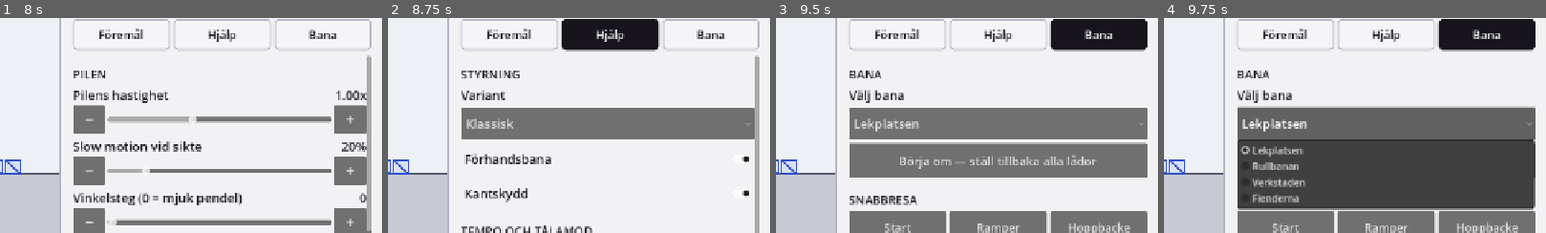
Above: before the commit, frames 1-4 (left to right).
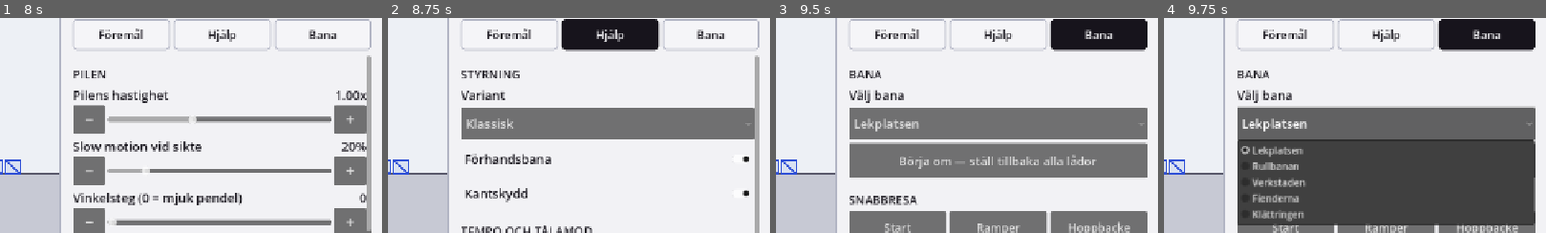
Above: after the commit, the same moments.

Repository: ojojboll-ui/Robo-ball
Game: Godot game, scene res://main/main.tscn
Two runs of this game, one before a commit and one after it. Both use one fixed random seed, a clock stepped at 60 frames per second and the inputs below.
Inputs:
- Up to frame 1 (8 s): click "⚙" at 0.5 s; click "Stäng" at 1.25 s; click "⚙" at 2 s; click "Sikte" at 2.75 s; click "Rörelse" at 3.5 s; click "Rullning" at 4.25 s; click "Föremål" at 5 s; click "Stäng" at 5.75 s; click "⚙" at 6.5 s; click "Sikte" at 7.25 s
- Up to frame 2 (8.75 s): click "Hjälp" at 8 s
- Up to frame 3 (9.5 s): click "Bana" at 8.75 s
- Up to frame 4 (9.75 s): click "Lekplatsen" at 9.5 s
The pictures show only the part of the screen within x 50-100%, y 19-69%; the shares and areas given below are measured in that part.

Frames 1-3 are identical in both runs. In frame 4, 6.0% of the frame differs, in the area x 19-98%, y 87-97%.

Commit message:
Klättringen: banan ur skissen, med flaggan som mål
Den första banan med ett mål i stället för en verkstad, byggd efter
konceptskissen. Tre farleder ovanpå varandra som gås i sicksack: åt höger
längs marken över tre trappsteg och två avsatser, tillbaka åt vänster
genom två stänger och två lianer till balkongen vid vänsterpelaren, och åt
höger igen uppför avsatserna till platån. Därifrån rullar han ner för
backen — den är 51° brant, alltså för brant för benen, vilket är hela
skälet till att den finns — och skjuter ifrån på avsatsen över gapet till
flaggtornet. Samma sträcka tre gånger i tre höjder, och varje våning byter
mekanik: hoppa, svinga, rulla.

Flaggan är spelets första mål. Träffytan är hela stången och inte bara
duken, så den som kommer rullande når den lika säkert som den som landar
ovanpå — och eftersom RB går av sig själv krävs inget sista precist tryck
just där spelaren redan vunnit. Det small konfetti av spelets egna lådor,
och efter några sekunder börjar banan om.

Banan är inte ritad utan **mätt**. Ett verktyg (_route.tscn) spelar
farleden hopp för hopp: ställer RB på avstampet, sveper siktet genom alla
vinklar och räknar hur många som landar rätt. Tre hopp i första utkastet
mätte noll eller en vinkel av nio — inte synligt för ögat, men omöjligt i
praktiken, eftersom räckvidden faller från 346 px rakt fram till omkring
230 px om hoppet samtidigt ska stiga 100. Geometrin flyttades tills varje
hopp hade minst tre vinklar av nio. Hela tabellen står i docs/METRICS.md.

Två saker ur skissen gick inte att bygga rakt av: backen ner från platån
slutar högre än ritat och gapet till tornet är bredare, för från marknivå
är tornet 300 px upp och farten man samlar i en backe pekar framåt och
inte uppåt. Tornets lilla hylla på vänstersidan är borta — under
överhänget är den en återvändsgränd.

Varje miss faller ner i en farled man kan ta sig vidare från: marken bär
hela banan, blocket ligger under gapet till tornet och balkongen under
stången. Ingen väg kan köra fast.

Kameran får numera ett tak per bana, annars hamnade han utanför bilden där
banan är som högst.

Co-Authored-By: Claude Opus 5 <noreply@anthropic.com>
Claude-Session: https://claude.ai/code/session_01BFuXiawrAFSoffrH8t6SUi

Diff:
--- /dev/null
+++ b/game/_route.gd
@@ -0,0 +1,241 @@
+extends Node
+## Spelar Klättringens farled hopp för hopp och mäter hur stort siktfönster varje
+## hopp har: hur många av siktets vinklar som faktiskt landar där de ska.
+##
+## Körs headless, och en delmängd av hoppen i taget eftersom fysiken går i
+## realtid — fyra parallella körningar tar några minuter tillsammans:
+##
+##     godot --headless --path game res://_route.tscn -- 0 5
+##
+## Svinghoppen mäts ur ett *dött häng*, alltså utan någon sväng alls. Det är det
+## svåraste fallet; med fart i pendeln blir fönstren större. Kravet på banan är
+## minst tre vinklar av nio (docs/DECISIONS.md 25).
+##
+## Två saker verktyget inte klarar: det trycker på klockslag och inte på känsla,
+## så ett par körningar per svep missar avstampet och rapporterar fel — de syns
+## på att farten står på noll i utskriften. Och det mäter ett hopp i taget, inte
+## en hel genomspelning.
+
+var main: Node
+var rb: RoboBall
+var level: Level
+var names := {}
+
+func _ready() -> void:
+	main = load("res://main/main.tscn").instantiate()
+	add_child(main)
+	Settings.level_index = 4
+	main.call("load_level", 4)
+	await get_tree().process_frame
+	rb = main.get("_rb")
+	level = main.get("_level")
+	var floors: Array = level.data["floors"]
+	var labels := ["marken", "F", "G", "H", "D", "E", "blocket", "A", "B", "C",
+		"torntopp", "tornfot"]
+	for i in floors.size():
+		names[labels[i]] = floors[i]
+
+	var legs: Array[Dictionary] = [
+		{"k": "mark", "n": "start → F", "at": Vector2(400, 560), "f": 1, "to": "F", "lo": 10},
+		{"k": "mark", "n": "F → G", "at": Vector2(600, 520), "f": 1, "to": "G", "lo": 10},
+		{"k": "mark", "n": "G → H", "at": Vector2(840, 520), "f": 1, "to": "H", "lo": 10},
+		{"k": "mark", "n": "H → D", "at": Vector2(1080, 520), "f": 1, "to": "D", "lo": 20},
+		{"k": "mark", "n": "D → E", "at": Vector2(1310, 410), "f": 1, "to": "E", "lo": 20},
+		{"k": "mark", "n": "E → blocket", "at": Vector2(1550, 335), "f": 1, "to": "blocket", "lo": 20},
+		{"k": "grab", "n": "blocket → stång 4", "at": Vector2(1790, 260), "f": -1, "to": 4, "lo": 90, "hi": 170},
+		{"k": "hang", "n": "stång 4 → stång 3", "from": 4, "to": 3, "lo": 100, "hi": 170},
+		{"k": "hang", "n": "stång 3 → lian 2", "from": 3, "to": 2, "lo": 100, "hi": 170},
+		{"k": "hang", "n": "lian 2 → lian 1", "from": 2, "to": 1, "lo": 100, "hi": 170},
+		{"k": "hangtop", "n": "lian 1 → balkongen", "from": 1, "to": "balkongen", "lo": 100, "hi": 170},
+		{"k": "mark", "n": "balkongen → stång 0", "at": Vector2(500, 30), "f": -1, "to": 0, "lo": 50, "hi": 130, "swing": true},
+		{"k": "hangtop", "n": "stång 0 → pelartoppen", "from": 0, "to": "pelartoppen", "lo": 80, "hi": 170},
+		{"k": "mark", "n": "pelartoppen → A", "at": Vector2(250, -200), "f": 1, "to": "A", "lo": 20},
+		{"k": "mark", "n": "A → B", "at": Vector2(590, -300), "f": 1, "to": "B", "lo": 20},
+		{"k": "mark", "n": "B → C", "at": Vector2(820, -390), "f": 1, "to": "C", "lo": 20},
+		{"k": "mark", "n": "C → platån", "at": Vector2(1050, -480), "f": 1, "to": "platån", "lo": 20},
+		{"k": "final", "n": "platån → flaggtornet"},
+	]
+	var args := OS.get_cmdline_user_args()
+	var first := int(args[0]) if args.size() > 0 else 0
+	var last := int(args[1]) if args.size() > 1 else legs.size()
+	for i in range(first, mini(last, legs.size())):
+		var leg := legs[i]
+		match str(leg["k"]):
+			"mark":
+				if leg.get("swing", false):
+					await _swing_leg(str(leg["n"]), leg["at"], int(leg["f"]),
+						int(leg["to"]), int(leg["lo"]), int(leg["hi"]))
+				else:
+					await _leg(str(leg["n"]), leg["at"], int(leg["f"]), str(leg["to"]),
+						int(leg["lo"]), int(leg.get("hi", 90)))
+			"grab":
+				await _swing_leg(str(leg["n"]), leg["at"], int(leg["f"]), int(leg["to"]),
+					int(leg["lo"]), int(leg["hi"]))
+			"hang":
+				await _hang_leg(str(leg["n"]), int(leg["from"]), int(leg["to"]),
+					int(leg["lo"]), int(leg["hi"]))
+			"hangtop":
+				await _hang_top(str(leg["n"]), int(leg["from"]), str(leg["to"]),
+					int(leg["lo"]), int(leg["hi"]))
+			"final":
+				await _final()
+
+## Ett hopp från mark till mark: ställ honom på avstampet, låt honom gå fram,
+## tryck, sikta, tryck — och se var han hamnar.
+func _leg(label: String, from: Vector2, face: int, target: String, lo: int, hi: int) -> void:
+	var hits: Array = []
+	var landed := {}
+	for deg in range(lo, hi + 1, 10):
+		var at := await _run(from, face, float(deg), 150)
+		print("     %3d° -> %s (%d frames, lage %d)" % [deg, at, _used, rb.state])
+		landed[deg] = at
+		if at == target:
+			hits.append(deg)
+	print("%-26s %s" % [label, _window(hits, landed)])
+
+func _swing_leg(label: String, from: Vector2, face: int, swing_index: int,
+		lo: int, hi: int) -> void:
+	var hits: Array = []
+	var landed := {}
+	for deg in range(lo, hi + 1, 10):
+		var at := await _run(from, face, float(deg), 150, swing_index)
+		landed[deg] = at
+		if at == "sving%d" % swing_index:
+			hits.append(deg)
+	print("%-26s %s" % [label, _window(hits, landed)])
+
+## Ett hopp från ett grepp till nästa, taget ur ett dött häng — alltså utan någon
+## sväng alls. Går det därifrån går det med fart också.
+func _hang_leg(label: String, from_index: int, to_index: int, lo: int, hi: int) -> void:
+	var hits: Array = []
+	var landed := {}
+	for deg in range(lo, hi + 1, 10):
+		var at := await _run_hang(from_index, float(deg), 180, to_index)
+		landed[deg] = at
+		if at == "sving%d" % to_index:
+			hits.append(deg)
+	print("%-26s %s" % [label, _window(hits, landed)])
+
+func _hang_top(label: String, from_index: int, target: String, lo: int, hi: int) -> void:
+	var hits: Array = []
+	var landed := {}
+	for deg in range(lo, hi + 1, 10):
+		var at := await _run_hang(from_index, float(deg), 180, -1)
+		landed[deg] = at
+		if at == target:
+			hits.append(deg)
+	print("%-26s %s" % [label, _window(hits, landed)])
+
+## Sista hoppet: han rullar ner för platåns backe och skjuter ifrån på avsatsen.
+func _final() -> void:
+	var hits: Array = []
+	var landed := {}
+	for deg in range(55, 96, 5):
+		_reset(Vector2(1350, -580), 1)
+		var speed := 0.0
+		var waited := 0
+		for i in 400:
+			await get_tree().physics_frame
+			waited = i
+			if rb.global_position.x > 1750.0 and rb.global_position.x < 1960.0 \
+					and rb.state != RoboBall.State.AIR and rb.state != RoboBall.State.AIM:
+				speed = absf(rb.ground_speed)
+				break
+		InputSignal.pressed.emit()
+		InputSignal.released.emit()
+		await get_tree().physics_frame
+		rb.aim_deg = float(deg)
+		InputSignal.pressed.emit()
+		InputSignal.released.emit()
+		var at := await _settle(240, -1)
+		print("     %3d° -> %s  (x=%.0f, fart %.0f efter %d rutor)" % [
+			deg, at, rb.global_position.x, speed, waited])
+		landed[deg] = at
+		if at == "torntopp":
+			hits.append(deg)
+	print("%-26s %s" % ["platån → flaggtornet", _window(hits, landed)])
+
+func _window(hits: Array, landed: Dictionary) -> String:
+	if hits.is_empty():
+		var seen: Array = []
+		for k in landed:
+			if not landed[k] in seen:
+				seen.append(landed[k])
+		return "INGEN vinkel träffar — hamnade på %s" % [seen]
+	return "%d°–%d° (%d vinklar)" % [hits[0], hits[-1], hits.size()]
+
+func _reset(at: Vector2, face: int) -> void:
+	rb.teleport_to(at)
+	rb.facing = face
+	rb.velocity = Vector2.ZERO
+	rb.ground_speed = 0.0
+	for swing in get_tree().get_nodes_in_group("swing"):
+		(swing as Swing).angle = 0.0
+		(swing as Swing).omega = 0.0
+
+func _run(from: Vector2, face: int, deg: float, frames: int, want_swing := -1) -> String:
+	_reset(from, face)
+	for i in 12:
+		await get_tree().physics_frame
+	InputSignal.pressed.emit()
+	InputSignal.released.emit()
+	await get_tree().physics_frame
+	rb.aim_deg = deg
+	InputSignal.pressed.emit()
+	InputSignal.released.emit()
+	return await _settle(frames, want_swing)
+
+func _run_hang(index: int, deg: float, frames: int, want_swing: int) -> String:
+	var swing := _swing(index)
+	_reset(swing.pivot() + Vector2(0.0, 150.0 if swing.kind == Swing.Kind.VINE else 60.0), -1)
+	await get_tree().physics_frame
+	swing.grab(rb)
+	rb.set("_swing", swing)
+	rb.set("state", RoboBall.State.HANG)
+	await get_tree().physics_frame
+	InputSignal.pressed.emit()
+	InputSignal.released.emit()
+	await get_tree().physics_frame
+	rb.aim_deg = deg
+	InputSignal.pressed.emit()
+	InputSignal.released.emit()
+	return await _settle(frames, want_swing)
+
+var _used := 0
+
+func _settle(frames: int, want_swing: int) -> String:
+	_used = 0
+	for i in frames:
+		_used = i
+		await get_tree().physics_frame
+		if want_swing >= 0 and rb.state == RoboBall.State.HANG:
+			return "sving%d" % _index_of(rb.get("_swing"))
+		if rb.state == RoboBall.State.WALK or rb.state == RoboBall.State.ROLL:
+			if i > 6:
+				return _where()
+	return "i luften" if rb.state == RoboBall.State.AIR else _where()
+
+func _swing(index: int) -> Swing:
+	return get_tree().get_nodes_in_group("swing")[index] as Swing
+
+func _index_of(swing: Object) -> int:
+	var all := get_tree().get_nodes_in_group("swing")
+	return all.find(swing)
+
+## Var står han? Fötterna avgör, och platån och pelaren räknas för sig eftersom
+## de är polygoner och inte rektanglar.
+func _where() -> String:
+	var feet := rb.global_position.y + 35.0
+	var x := rb.global_position.x
+	for key in names:
+		var r: Rect2 = names[key]
+		if absf(feet - r.position.y) < 30.0 and x > r.position.x - 30.0 \
+				and x < r.position.x + r.size.x + 30.0:
+			return str(key)
+	if feet < -490.0 and x > 1220.0 and x < 2020.0:
+		return "platån"
+	if feet < -110.0 and x < 460.0:
+		return "pelartoppen"
+	if feet < 130.0 and x > 280.0 and x < 720.0:
+		return "balkongen"
+	return "annat (%.0f, %.0f)" % [x, feet]
--- /dev/null
+++ b/game/_route.tscn
@@ -0,0 +1,6 @@
+[gd_scene load_steps=2 format=3]
+
+[ext_resource type="Script" path="res://_route.gd" id="1"]
+
+[node name="R" type="Node"]
+script = ExtResource("1")
--- a/game/actor/robo_ball.gd
+++ b/game/actor/robo_ball.gd
@@ -681,11 +681,15 @@
 			best = enemy
 	return best != null and best.kind == Enemy.Kind.RED
 
+## Ytan han tar upp just nu: bollen bred, och kapselns höjd när benen är ute.
+func body_rect() -> Rect2:
+	return Rect2(global_position - Vector2(RADIUS, _capsule.height * 0.5),
+		Vector2(RADIUS * 2.0, _capsule.height))
+
 ## Möter han en fiende? Blå dör om han kommer ovanifrån i ett hopp, och skadar
 ## honom om han går eller rullar in i den. Röda skadar alltid.
 func _touch_enemies() -> void:
-	var body := Rect2(global_position - Vector2(RADIUS, _capsule.height * 0.5),
-		Vector2(RADIUS * 2.0, _capsule.height))
+	var body := body_rect()
 	for node in get_tree().get_nodes_in_group("enemy"):
 		var enemy := node as Enemy
 		if enemy == null or not body.intersects(enemy.rect()):
--- a/game/main/main.gd
+++ b/game/main/main.gd
@@ -13,6 +13,8 @@
 var _crates: Node2D
 var _camera: Camera2D
 var _hearts := 0
+var _flag: Flag
+var _celebrate := 0.0
 
 func _ready() -> void:
 	RenderingServer.set_default_clear_color(Palette.BACKDROP)
@@ -34,7 +36,6 @@
 	_camera.position_smoothing_speed = 4.0
 	_camera.zoom = Vector2(1.05, 1.05)
 	_camera.limit_left = -120
-	_camera.limit_top = -400
 	_camera.limit_bottom = 1100
 	_rb.add_child(_camera)
 
@@ -52,12 +53,48 @@
 func load_level(index: int) -> void:
 	_level.load_level(index)
 	_hearts = Settings.max_hearts
+	_celebrate = 0.0
+	_flag = _level.flag()
 	_camera.limit_right = int(_level.right_edge() + 60.0)
+	# Kameran får följa med ända upp till banans tak, annars hamnar han utanför
+	# bilden där banan är som högst. Marginalen är en halv skärm.
+	_camera.limit_top = int(_level.top_edge() - 380.0)
 	_build_crates()
 	_rb.teleport_to(_level.spawn_point())
 	_hud.update_state(_rb.state, _rb.aim_kind)
 	_hud.show_hearts(_hearts, Settings.max_hearts if _level.has_enemies() else 0)
 	_hud.show_chain(0)
+	_hud.show_goal(false)
+
+## Målet. Flaggan märker själv när han rör den; här firas det och banan börjar
+## om, så att den som klarat den kan klara den igen med en gång.
+##
+## Firandet går i riktig tid: slow motion är en inställning, och den som spelar
+## långsamt ska inte få ett längre firande än den som spelar fort.
+func _process(delta: float) -> void:
+	if _celebrate > 0.0:
+		_celebrate -= WorldClock.unscaled(delta)
+		if _celebrate <= 0.0:
+			load_level(Settings.level_index)
+		return
+	if _flag == null or _flag.taken:
+		return
+	if _flag.touch(_rb.body_rect()):
+		_hud.show_goal(true)
+		_celebrate = 3.5
+		if Settings.effects:
+			_burst(_flag.global_position)
+
+## Konfetti av spelets egna lådor, kastade ur flaggan. Ingen slump — samma mål
+## ger samma smäll, precis som allt annat i spelet (docs/DESIGN.md 4a).
+func _burst(at: Vector2) -> void:
+	for i in 8:
+		var piece := Crate.new()
+		piece.box = Vector2(18, 18)
+		piece.position = at + Vector2(0.0, -Flag.POLE)
+		_crates.add_child(piece)
+		var a := PI * (0.15 + 0.7 * float(i) / 7.0)
+		piece.apply_impulse(Vector2(cos(a), -sin(a)) * 300.0)
 
 func _build_crates() -> void:
 	for child in _crates.get_children():
--- a/game/ui/hud.gd
+++ b/game/ui/hud.gd
@@ -11,6 +11,7 @@
 var _foot_label: Label
 var _hearts: Control
 var _chain_label: Label
+var _goal_label: Label
 var _hearts_left := 0
 var _hearts_max := 0
 
@@ -43,11 +44,26 @@
 	_chain_label.add_theme_color_override("font_color", Palette.PINK)
 	_chain_label.text = ""
 
+	_goal_label = _make_label(Vector2.ZERO, 76)
+	_goal_label.set_anchors_preset(Control.PRESET_CENTER_TOP)
+	_goal_label.anchor_right = 1.0
+	_goal_label.offset_top = 180.0
+	_goal_label.horizontal_alignment = HORIZONTAL_ALIGNMENT_CENTER
+	_goal_label.add_theme_color_override("font_color", Palette.PINK)
+	_goal_label.add_theme_constant_override("outline_size", 10)
+	_goal_label.text = "MÅLET!"
+	_goal_label.visible = false
+
 func show_hearts(left: int, most: int) -> void:
 	_hearts_left = left
 	_hearts_max = most
 	_hearts.visible = most > 0
 	_hearts.queue_redraw()
+
+## Målet. Stort och mitt i bilden — det är det enda tillfälle spelet har där
+## något ska ta över skärmen, och den som inte läser ska ändå se att det small.
+func show_goal(on: bool) -> void:
+	_goal_label.visible = on
 
 func show_chain(kills: int) -> void:
 	_chain_label.text = "KEDJA ×%d" % kills if kills > 1 else ""
--- /dev/null
+++ b/game/world/flag.gd
@@ -0,0 +1,54 @@
+extends Node2D
+class_name Flag
+## Målet: en flagga på en stång.
+##
+## Det första spelet har som är ett *mål* och inte en mekanik. Den behöver därför
+## inget annat än att synas på håll och att märka när RB når fram — ingen text,
+## ingen knapp, ingen meny. Att gå in i den räcker, och eftersom RB går av sig
+## själv når han den utan att spelaren behöver göra något sista precist.
+
+signal reached
+
+const POLE := 110.0            ## stångens höjd över marken
+const CLOTH := Vector2(64.0, 40.0)
+
+var taken := false
+var _wave := 0.0
+
+func _ready() -> void:
+	add_to_group("flag")
+
+func _process(delta: float) -> void:
+	if not taken:
+		return
+	# Duken viftar en stund efter att han nått fram. Den enda "animationen" i
+	# spelet, och den räknas ut som allt annat.
+	_wave += delta
+	queue_redraw()
+
+## Träffytan är hela stången, inte bara duken: den som kommer rullande längs
+## marken ska nå målet lika säkert som den som landar ovanpå det.
+func rect() -> Rect2:
+	return Rect2(global_position - Vector2(30.0, POLE), Vector2(60.0, POLE + 10.0))
+
+func touch(body: Rect2) -> bool:
+	if taken or not rect().intersects(body):
+		return false
+	taken = true
+	reached.emit()
+	queue_redraw()
+	return true
+
+func _draw() -> void:
+	draw_line(Vector2(0.0, 8.0), Vector2(0.0, -POLE), Palette.INK, 6.0)
+	draw_circle(Vector2(0.0, -POLE), 7.0, Palette.INK)
+	# Duken hänger på stångens högra sida och sträcks ut när den är tagen.
+	var pull := 1.0 if taken else 0.72
+	var flap := sin(_wave * 7.0) * 6.0 if taken else 0.0
+	var cloth := PackedVector2Array([
+		Vector2(3.0, -POLE + 4.0),
+		Vector2(3.0 + CLOTH.x * pull, -POLE + CLOTH.y * 0.5 + flap),
+		Vector2(3.0, -POLE + CLOTH.y),
+	])
+	draw_colored_polygon(cloth, Palette.PINK)
+	draw_polyline(cloth, Palette.INK, 3.0, true)
--- a/game/world/level.gd
+++ b/game/world/level.gd
@@ -30,6 +30,10 @@
 		swing.angle = float(entry.get("angle", 0.0))
 		swing.position = entry["pos"]
 		add_child(swing)
+	if data.has("flag"):
+		var flag := Flag.new()
+		flag.position = data["flag"]
+		add_child(flag)
 	for entry: Dictionary in data.get("enemies", []):
 		var enemy := Enemy.new()
 		enemy.kind = Enemy.Kind.RED if entry.get("kind", "blue") == "red" else Enemy.Kind.BLUE
@@ -61,11 +65,23 @@
 	var first: Dictionary = points[0]
 	return first["pos"]
 
+## Målflaggan, om banan har en. De flesta banor är verkstäder utan mål.
+func flag() -> Flag:
+	for child in get_children():
+		if child is Flag:
+			return child
+	return null
+
 func has_enemies() -> bool:
 	return not (data.get("enemies", []) as Array).is_empty()
 
 func right_edge() -> float:
 	return float(data.get("right_edge", 4700.0))
+
+## Banans tak: hur högt kameran får följa med. Utan det klipptes toppen av en hög
+## bana bort och RB hamnade utanför bilden när han stod som högst.
+func top_edge() -> float:
+	return float(data.get("top_edge", -40.0))
 
 func _add_rect(r: Rect2) -> void:
 	var rect := RectangleShape2D.new()
--- a/game/world/levels.gd
+++ b/game/world/levels.gd
@@ -10,7 +10,7 @@
 const GROUND_Y := 640.0
 
 static func names() -> Array:
-	return ["Lekplatsen", "Rullbanan", "Verkstaden", "Fienderna"]
+	return ["Lekplatsen", "Rullbanan", "Verkstaden", "Fienderna", "Klättringen"]
 
 static func build(index: int) -> Dictionary:
 	match index:
@@ -20,6 +20,8 @@
 			return _workshop()
 		3:
 			return _enemies()
+		4:
+			return _climb()
 		_:
 			return _playground()
 
@@ -330,3 +332,98 @@
 			{"name": "Sista", "pos": Vector2(4450, GROUND_Y - 60)},
 		],
 	}
+
+# ---------------------------------------------------------------- klättringen
+
+## Mjuk backe mellan två höjder: brant i mitten, flack i båda ändarna.
+##
+## Lutningen mitt i blir (höjdskillnaden · π/2) / bredden, alltså ungefär 51° med
+## måtten nedan — med flit strax över benens gräns på 43°, för det är den enda
+## anledningen till att han *rullar* ner för den. En flackare backe hade han gått
+## ner för i gångfart, och då finns ingen fart att skjuta ifrån med i botten.
+static func _slope(from: Vector2, to: Vector2) -> PackedVector2Array:
+	var pts := PackedVector2Array()
+	var steps := 14
+	for i in range(1, steps + 1):
+		var t := float(i) / float(steps)
+		var ease := 0.5 - 0.5 * cos(t * PI)
+		pts.append(Vector2(lerpf(from.x, to.x, t), from.y + (to.y - from.y) * ease))
+	return pts
+
+## Överhänget vid starten: en balkong vars undersida svänger ner till marken i en
+## kvartscirkel. Den stänger vägen åt vänster utan att se ut som en osynlig mur,
+## och den är samtidigt skyddsnätet för den som missar stången ovanför: den som
+## faller landar på balkongen i stället för på marken.
+static func _overhang(foot: float, out_to: float, top: float) -> PackedVector2Array:
+	var pts := PackedVector2Array([Vector2(foot, top), Vector2(out_to, top)])
+	var steps := 12
+	for i in range(1, steps + 1):
+		var a := PI * 0.5 * float(i) / float(steps)
+		pts.append(Vector2(
+			out_to - (out_to - foot) * sin(a), top + (GROUND_Y - top) * (1.0 - cos(a))))
+	return pts
+
+## Banan ur konceptskissen: tre farleder ovanpå varandra, och målet är flaggan.
+##
+## Nedersta farleden går åt höger längs marken, den mellersta tillbaka åt vänster
+## genom stänger och lianer, och den översta åt höger igen längs avsatserna till
+## platån — därifrån rullar han ner för backen och skjuter ifrån mot flaggtornet.
+## Sicksacken är hela poängen: samma bana används tre gånger i tre höjder, och
+## varje varv byter mekanik (hoppa, svinga, rulla).
+##
+## Missar han ett hopp faller han alltid ner i en farled han kan ta sig vidare
+## från — marken bär hela banan, det stora blocket ligger under gapet till tornet
+## och balkongen under stången. Ingen väg kan alltså köra fast (princip 4).
+static func _climb() -> Dictionary:
+	var right := 2900.0
+
+	var plateau := PackedVector2Array([Vector2(1250.0, -520.0), Vector2(1510.0, -520.0)])
+	plateau.append_array(_slope(Vector2(1510.0, -520.0), Vector2(1690.0, -380.0)))
+	plateau.append_array(PackedVector2Array([
+		Vector2(1990.0, -380.0), Vector2(1990.0, -180.0), Vector2(1250.0, -180.0)]))
+
+	return {
+		"name": "Klättringen",
+		"right_edge": right,
+		"top_edge": -590.0,
+		"floors": [
+			Rect2(100, GROUND_Y, right - 40.0, 320),
+			# Nedersta farleden: tre trappsteg och två avsatser upp till blocket.
+			Rect2(560, 577, 130, 63),
+			Rect2(800, 577, 130, 63),
+			Rect2(1040, 577, 130, 63),
+			Rect2(1270, 465, 130, 60),
+			Rect2(1510, 390, 130, 60),
+			# Blocket går ända fram till tornets fot, så att den som missar sista
+			# hoppet landar på det i stället för i en grop utan utgång.
+			Rect2(1740, 310, 720, 330),
+			# Översta farleden.
+			Rect2(560, -250, 130, 90),
+			Rect2(790, -340, 130, 70),
+			Rect2(1020, -430, 130, 70),
+			# Flaggtornet: bred topp på smal fot, alltså ett överhäng åt vänster.
+			# Det går bara att nå uppifrån, aldrig genom att klättra.
+			Rect2(2200, -480, 460, 280),
+			Rect2(2460, -200, 200, 840),
+		],
+		"walls": [Rect2(120, -150, 310, 790)],
+		"ramps": [_overhang(295.0, 680.0, 78.0), plateau],
+		"crates": [],
+		"swings": [
+			{"pos": Vector2(480, -130), "kind": "bar", "length": 0.0},
+			{"pos": Vector2(950, -120), "kind": "vine", "length": 290.0},
+			{"pos": Vector2(1180, -120), "kind": "vine", "length": 290.0},
+			{"pos": Vector2(1390, 160), "kind": "bar", "length": 0.0},
+			{"pos": Vector2(1600, 170), "kind": "bar", "length": 0.0},
+		],
+		"flag": Vector2(2430, -480),
+		"spawns": [
+			{"name": "Start", "pos": Vector2(400, 580)},
+			{"name": "Trappan", "pos": Vector2(1320, 400)},
+			{"name": "Stängerna", "pos": Vector2(1800, 250)},
+			{"name": "Balkongen", "pos": Vector2(550, 20)},
+			{"name": "Pelartoppen", "pos": Vector2(250, -210)},
+			{"name": "Platån", "pos": Vector2(1350, -580)},
+			{"name": "Flaggan", "pos": Vector2(2330, -540)},
+		],
+	}
Not shown, added: game/_route.gd.uid
Not shown, added: game/world/flag.gd.uid
Not shown, changed: docs/DECISIONS.md
Not shown, changed: docs/DESIGN.md
Not shown, changed: docs/METRICS.md
